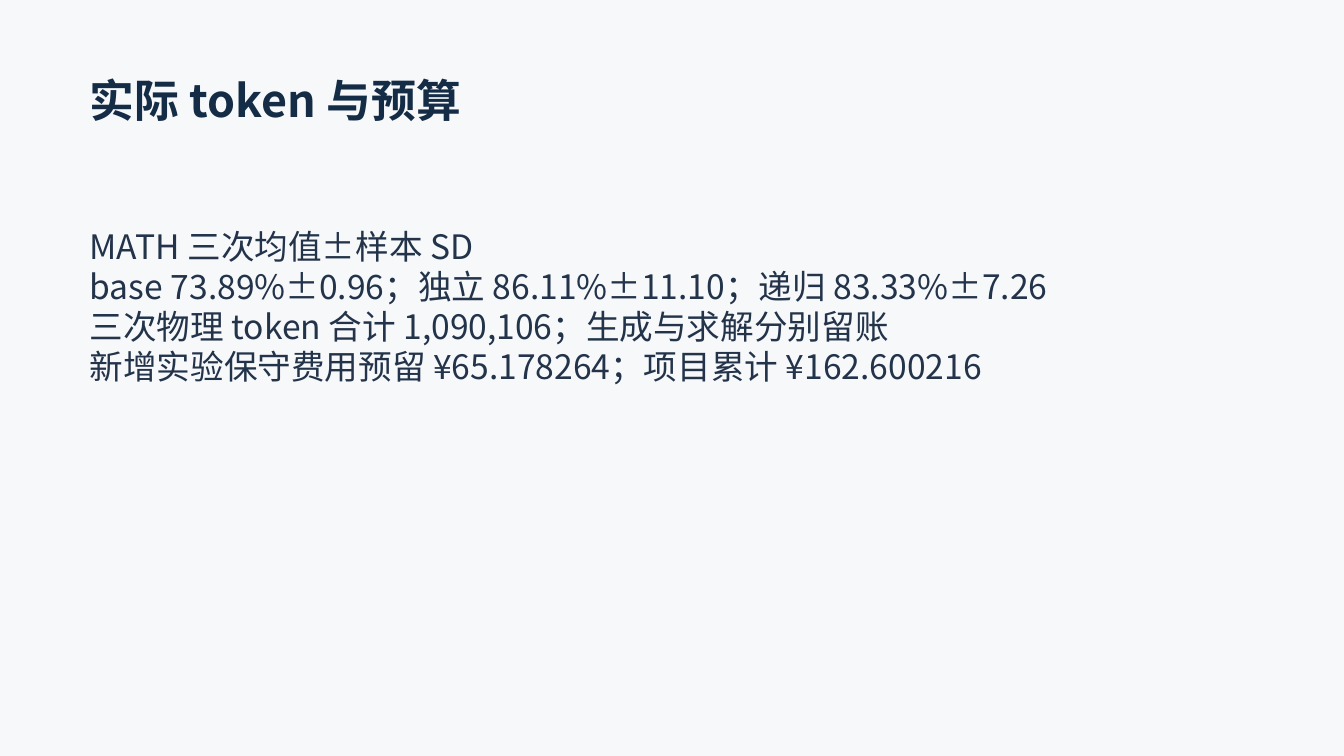
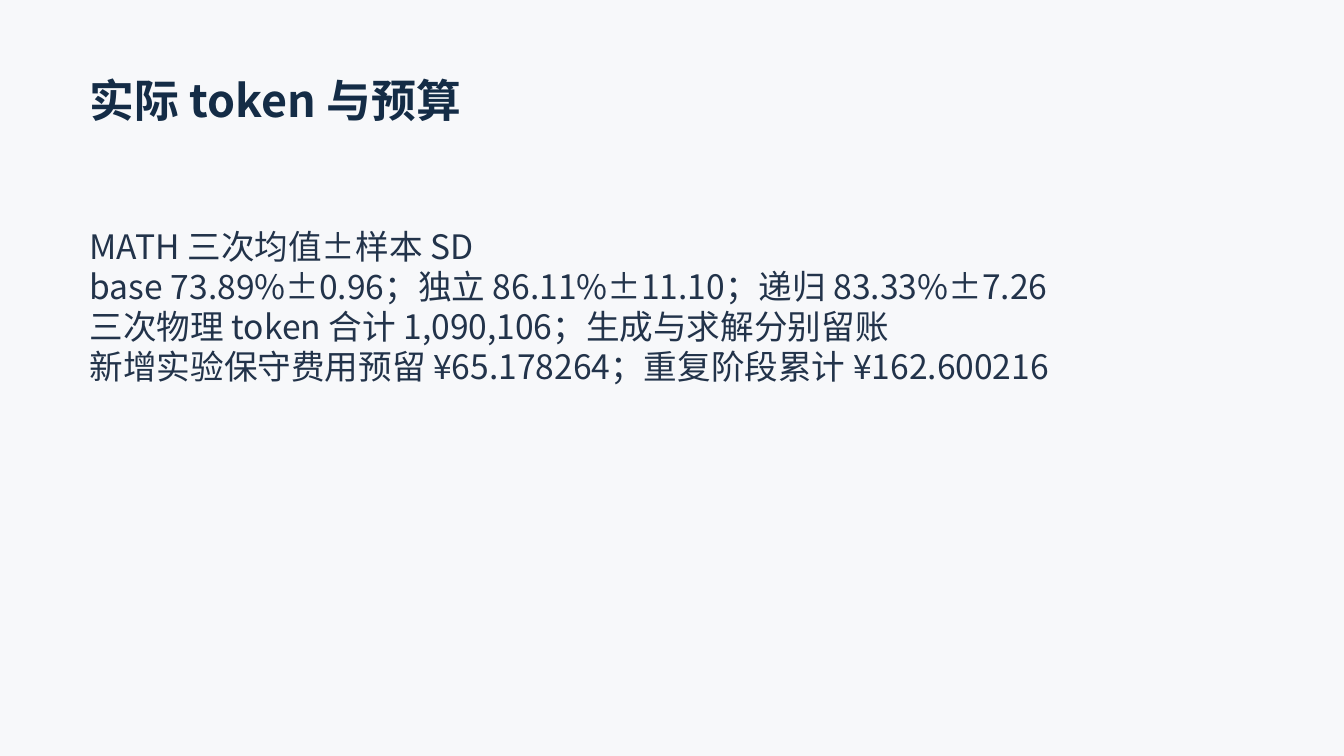
Before and after one commit to xiaolizi33/AlphaDiana, a slide deck: slide 11 of reproduction/presentation/MetaN_18min.pptx. Drawn at 1344x756 pixels with LibreOffice and Linux fonts; fonts in the diff are those of the drawing. Boxes give left, top, right and bottom in pixels: in the first picture for what was removed or moved away, otherwise in the second. Text is boxed around its words. In the diff, an @@ line names an element or a change of style, - is before the commit and + after.

```diff
--- a/reproduction/presentation/MetaN_18min.pptx
+++ b/reproduction/presentation/MetaN_18min.pptx
@@ text at [90,350,1049,384]: text changed @@
-新增实验保守费用预留 ¥65.178264；项目累计 ¥162.600216
+新增实验保守费用预留 ¥65.178264；重复阶段累计 ¥162.600216
```
Also in this commit, not shown: 2 other slides changed, 1 slide added, 1 slide removed, 21 other files.
